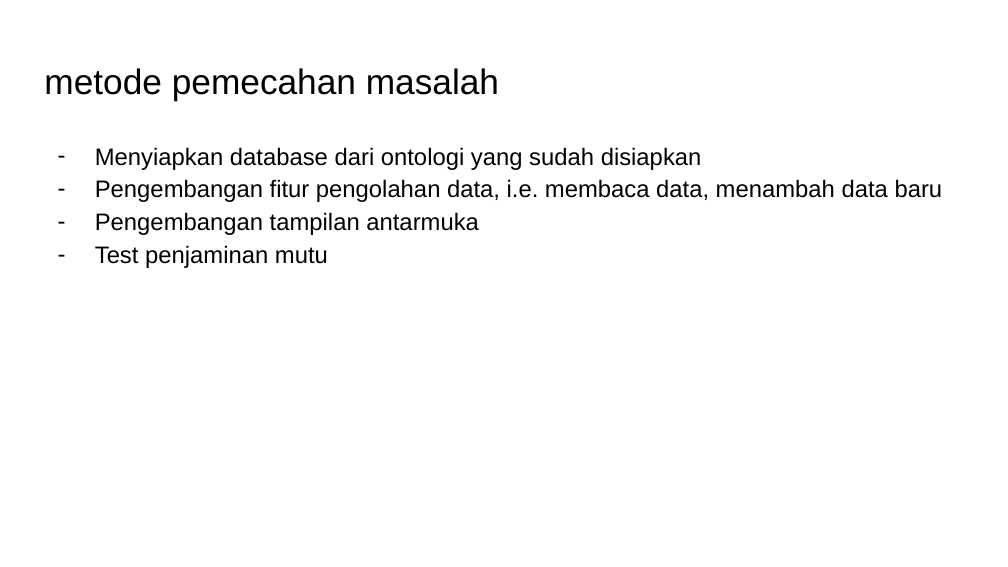
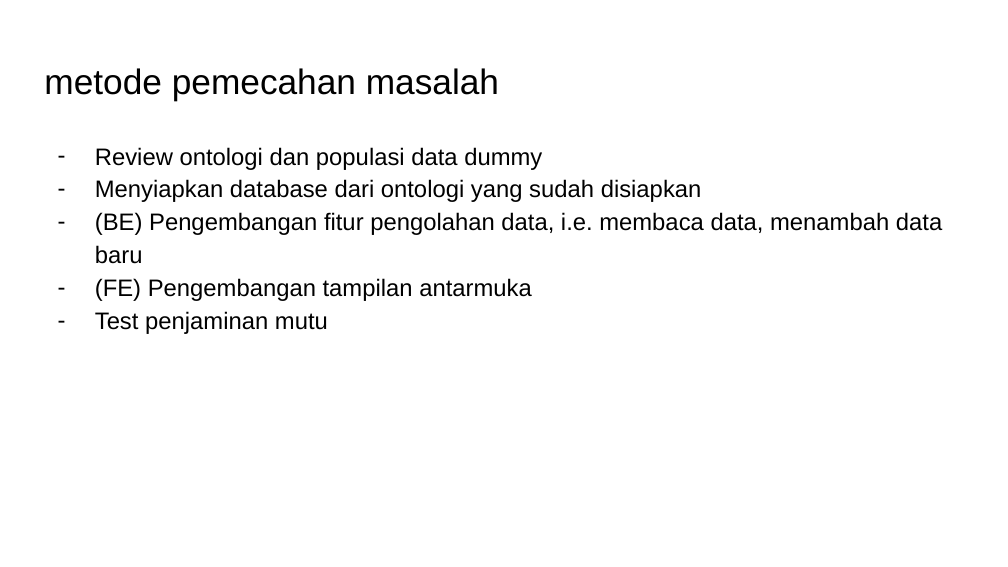
Before and after one commit to rcsenlia/Ontologi-Sejarah-Indonesia, a slide deck: slide 5 of MarkusLeonardWijaya/Draft Proposal-Markus Leonard Wijaya.pptx. Drawn at 1008x567 pixels with LibreOffice and Linux fonts; fonts in the diff are those of the drawing. Boxes give left, top, right and bottom in pixels: in the first picture for what was removed or moved away, otherwise in the second. Text is boxed around its words. In the diff, an @@ line names an element or a change of style, - is before the commit and + after.

```diff
--- a/MarkusLeonardWijaya/Draft Proposal-Markus Leonard Wijaya.pptx
+++ b/MarkusLeonardWijaya/Draft Proposal-Markus Leonard Wijaya.pptx
@@ text at box(95, 147, 542, 170): paragraph added @@
+– Review ontologi dan populasi data dummy
@@ text at box(95, 212, 942, 301): text changed @@
-– Pengembangan fitur pengolahan data, i.e. membaca data, menambah data baru
-– Pengembangan tampilan antarmuka
+– (BE) Pengembangan fitur pengolahan data, i.e. membaca data, menambah data baru
+– (FE) Pengembangan tampilan antarmuka
```
Also in this commit, not shown: 2 other slides changed, 1 slide added, 1 slide removed.
